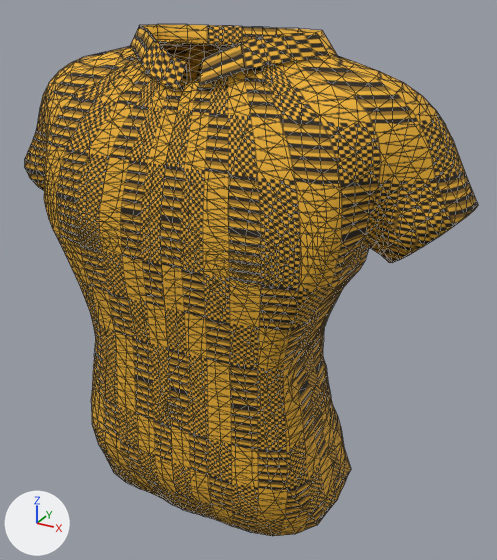
One commit to the glTF model client/public/assets/characters/prototype/parts/top_kenteshirt_male.glb: the scene before it, then after it.
Before and after are seen from a 50 mm camera at (0.434, -0.74, 1.562) aimed at (0.029, -0.005, 1.194). Every picture has the same lights, and +X, +Y and +Z are marked at lower left. The first picture is the older version. Mesh edges are drawn as thin lines.

Before the edit, the objects in view are built like this:
```python
me_awd_w_top_kenteshirt_l0 = bpy.data.meshes.new('AWD_W_top_kenteshirt_l0')
me_awd_w_top_kenteshirt_l0.from_pydata(...)  # 2032 vertices, 3876 faces; spans x -0.308..0.308, y -0.156..0.125, z 0.895..1.508
me_awd_w_top_kenteshirt_l0.materials.append(mat_awd_fabric_kente_kenteshirt)
ob_awd_w_top_kenteshirt_l0 = bpy.data.objects.new('AWD_W_top_kenteshirt_l0', me_awd_w_top_kenteshirt_l0)
ob_awd_w_top_kenteshirt_l0.location = (0.0, 0.0, 0.0)
```
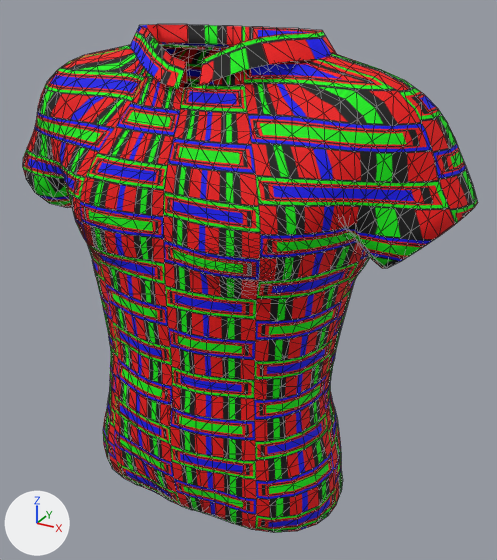
Scene script edits in JSON lines:
```json
{"op": "add", "block": "img_awd_kente_mask", "code": ["img_awd_kente_mask = load_image('awd_kente_mask', '_unpacked/awd_kente_mask', 512, 512, 'sRGB')"]}
{"op": "add", "block": "mat_awd_kente_kenteshirt", "code": ["mat_awd_kente_kenteshirt = principled_material('AWD_Kente_kenteshirt')", "mat_awd_kente_kenteshirt.texture = img_awd_kente_mask", "mat_awd_kente_kenteshirt.roughness = 0.8"]}
{"block": "me_awd_w_top_kenteshirt_l0", "where": "# used by ob_awd_w_top_kenteshirt_l0; location = (0.0, 0.0, 0.0)"}
{"op": "remove", "block": "me_awd_w_top_kenteshirt_l0", "code": "me_awd_w_top_kenteshirt_l0.from_pydata(...)  # 2032 vertices, 3876 faces; spans x -0.308..0.308, y -0.156..0.125, z 0.895..1.508"}
{"op": "add", "block": "me_awd_w_top_kenteshirt_l0", "code": "me_awd_w_top_kenteshirt_l0.from_pydata(...)  # 2032 vertices, 3876 faces; spans x -0.308..0.308, y -0.159..0.11, z 0.904..1.508"}
{"block": "me_awd_w_top_kenteshirt_l0", "change": "me_awd_w_top_kenteshirt_l0 part 1: 1953 of 2032 vertices moved; they spanned x -0.308..0.308, y -0.156..0.125, z 0.895..1.491 and now span x -0.308..0.308, y -0.159..0.11, z 0.904..1.488; mean shift (0.0, 0.008, 0.0); largest move (-0.188, -0.135, 1.282) -> (-0.192, -0.053, 1.28)"}
{"block": "me_awd_w_top_kenteshirt_l0", "change": "me_awd_w_top_kenteshirt_l0 part 2: 2159 kept faces spanning x -0.308..0.308, y -0.159..0.11, z 0.904..1.488 get new texture (UV) coordinates"}
{"block": "me_awd_w_top_kenteshirt_l0", "change": "me_awd_w_top_kenteshirt_l0 part 3: 3850 faces spanning x -0.308..0.308, y -0.159..0.11, z 0.904..1.508 switch from mat_awd_fabric_kente_kenteshirt to mat_awd_kente_kenteshirt (picture img_awd_kente_mask)"}
```

Where the change shows, as pixel boxes [x1, y1, x2, y2] in the pictures (497 x 560 px; the box of a moved part takes in the faces that stretch with it):
```json
{"object": "AWD_W_top_kenteshirt_l0", "change": "reshaped", "before": [25, 24, 478, 536], "after": [23, 24, 478, 533]}
{"part": 1, "of": "me_awd_w_top_kenteshirt_l0", "change": "moved or reshaped", "before": [25, 43, 474, 501], "after": [23, 45, 474, 501]}
{"part": 2, "of": "me_awd_w_top_kenteshirt_l0", "change": "surface changed", "before": [25, 42, 477, 533], "after": [25, 42, 477, 533]}
{"part": 3, "of": "me_awd_w_top_kenteshirt_l0", "change": "recoloured", "before": [25, 24, 477, 533], "after": [25, 24, 477, 533]}
```
